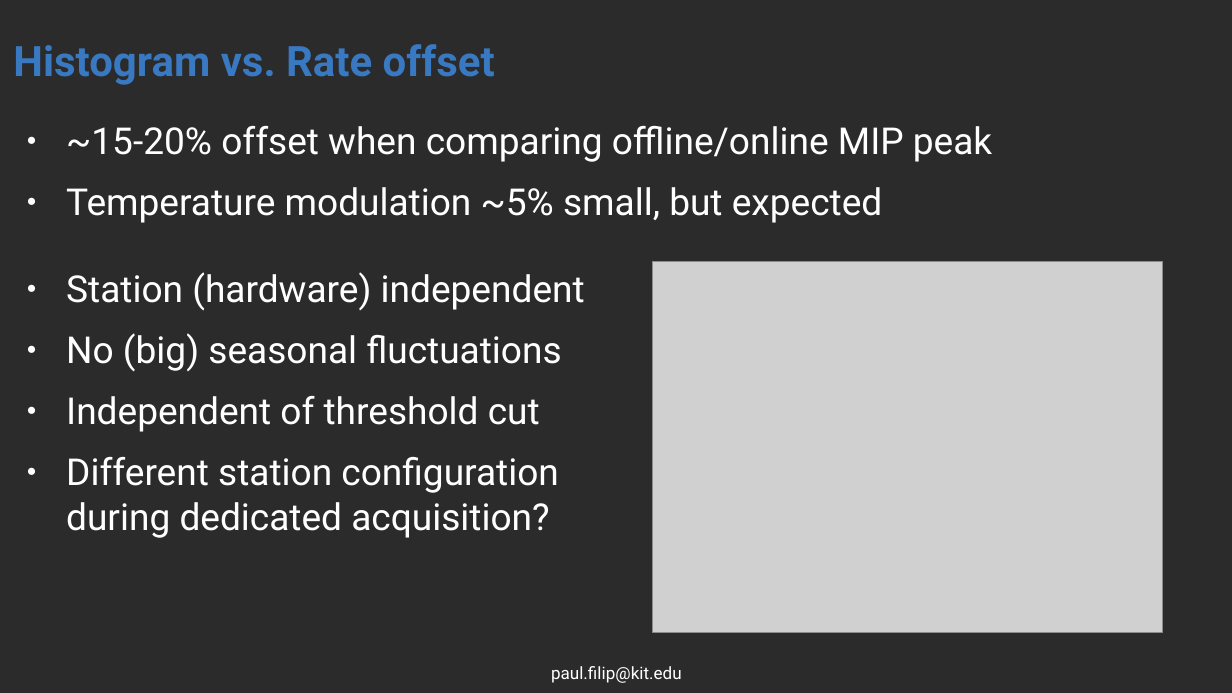
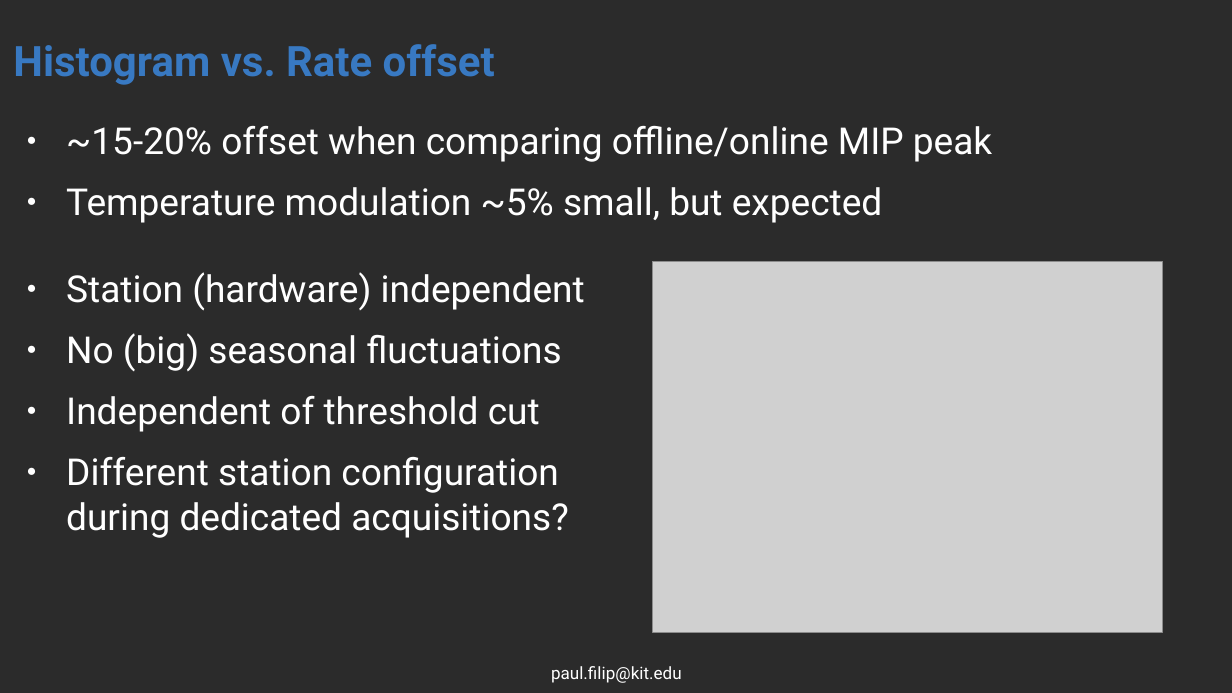
Before and after one commit to Quizznor/phd-thesis, a slide deck: slide 5 of Outreach/malargue_mar_2025/mip_online_calibration/calibration_session_2025_03_9_filip_online_mip.odp. Drawn at 1232x693 pixels with LibreOffice and Linux fonts; fonts in the diff are those of the drawing; grey boxes stand for pictures; background and template pictures are left out; a plain dark background stands for a picture behind light text. Boxes give left, top, right and bottom in pixels: in the first picture for what was removed or moved away, otherwise in the second. Text is boxed around its words. In the diff, an @@ line names an element or a change of style, - is before the commit and + after.

```diff
--- a/Outreach/malargue_mar_2025/mip_online_calibration/calibration_session_2025_03_9_filip_online_mip.odp
+++ b/Outreach/malargue_mar_2025/mip_online_calibration/calibration_session_2025_03_9_filip_online_mip.odp
@@ text at bbox=[66, 457, 569, 538]: text changed @@
-● Different station configuration during dedicated acquisition?
+● Different station configuration during dedicated acquisitions?
```
Also in this commit, not shown: 1 other slide changed, 3 slides added, 8 other files.
